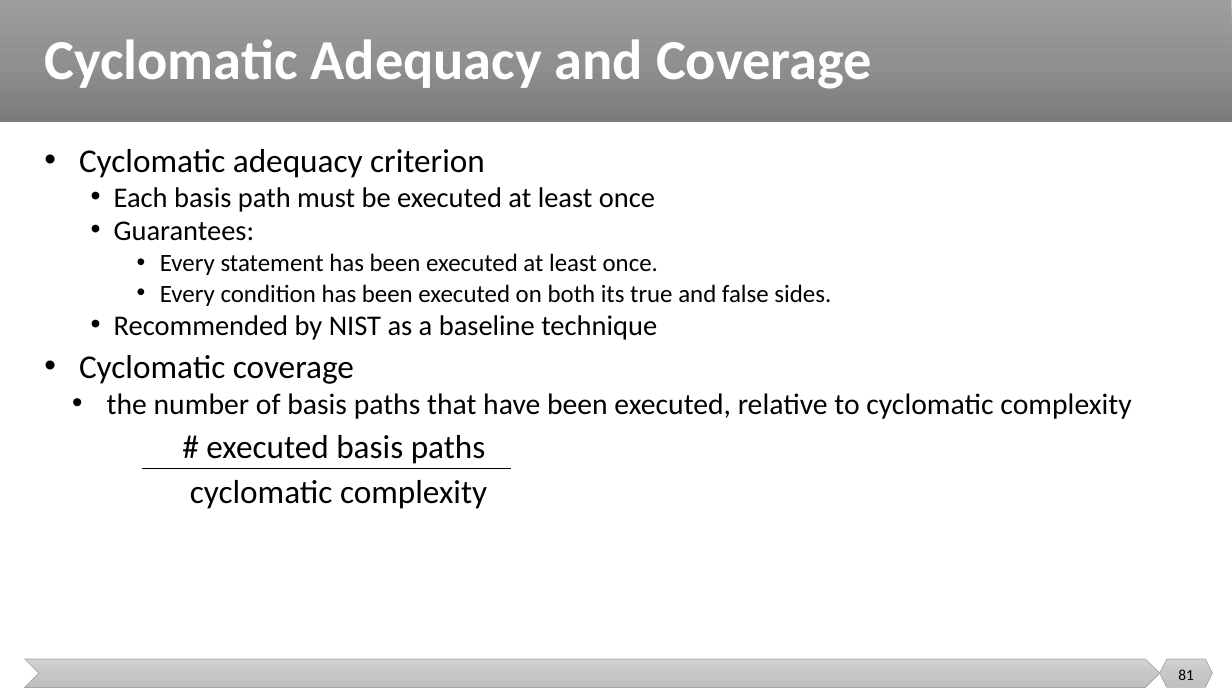
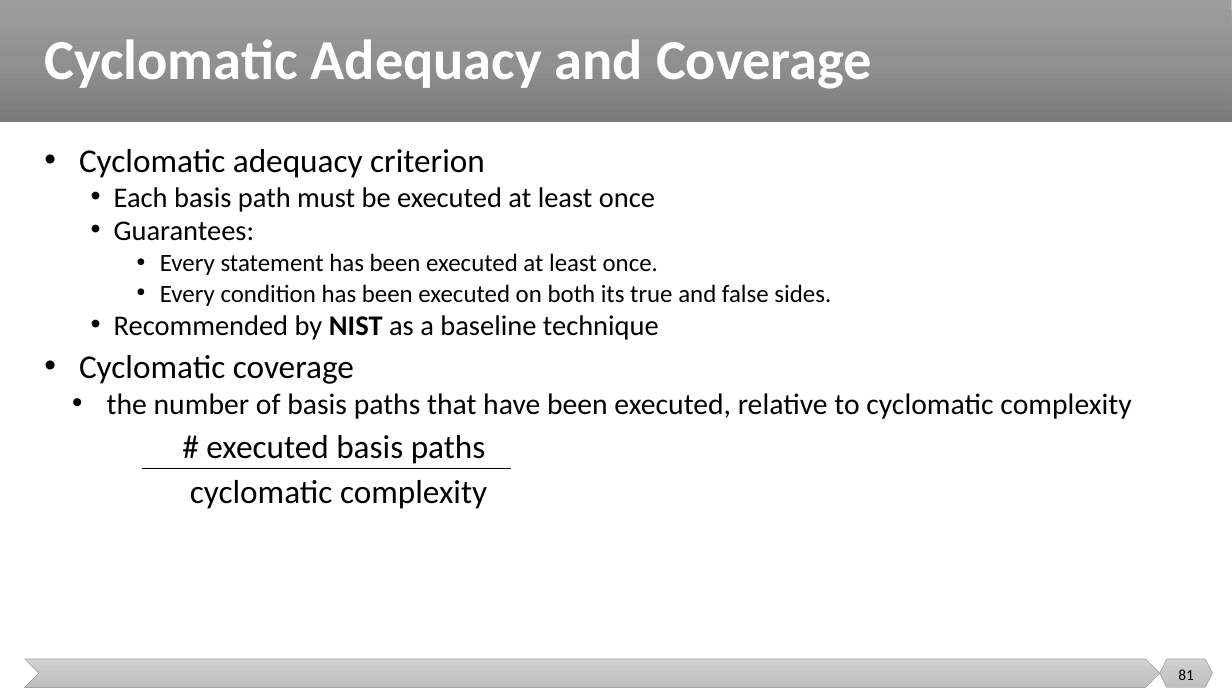
Before and after one commit to malenezi/malenezi, a slide deck: slide 81 of SE401/Lectures/7-Test Design Techniques/Structural Testing.pptx. Drawn at 1232x693 pixels with LibreOffice and Linux fonts; fonts in the diff are those of the drawing. Boxes give left, top, right and bottom in pixels: in the first picture for what was removed or moved away, otherwise in the second. Text is boxed around its words. In the diff, an @@ line names an element or a change of style, - is before the commit and + after.

```diff
--- a/SE401/Lectures/7-Test Design Techniques/Structural Testing.pptx
+++ b/SE401/Lectures/7-Test Design Techniques/Structural Testing.pptx
@@ text at bbox=[114, 315, 659, 340]: bold on in "NIST" @@
```
Also in this commit, not shown: 2 other slides changed.
